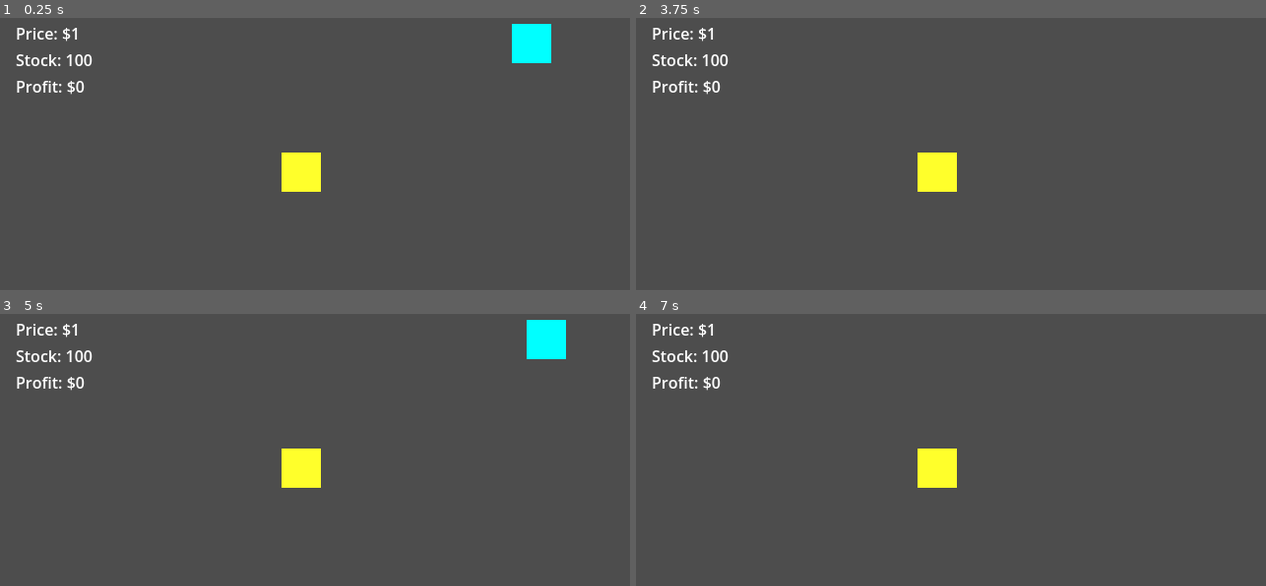
Above: before the commit, frames 1-4 (two rows, left to right).
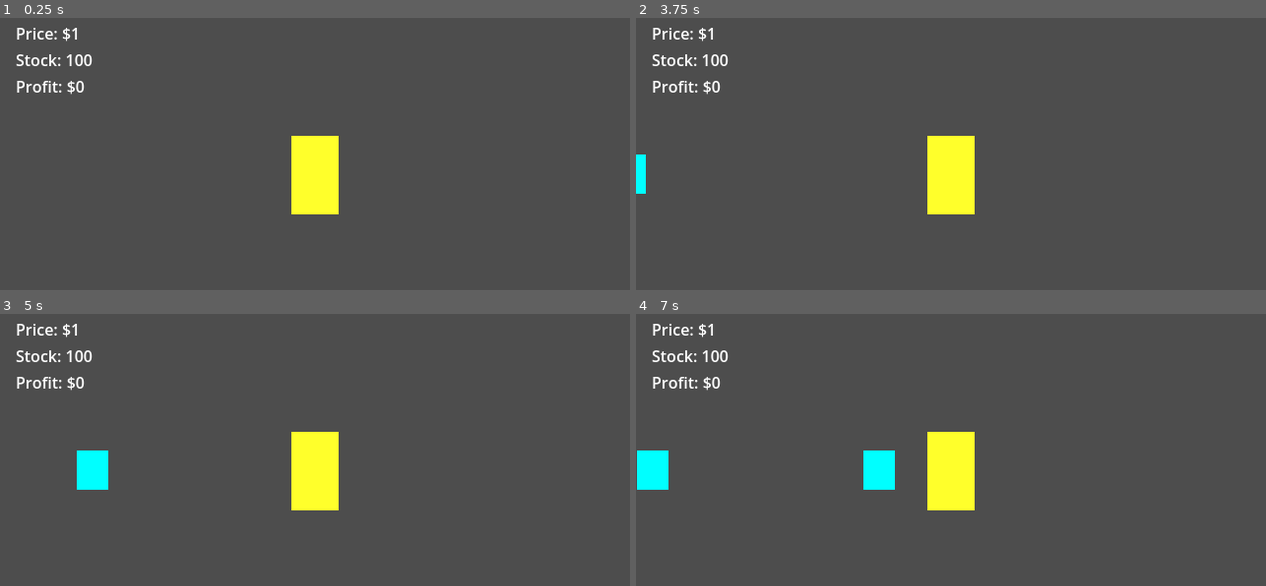
Above: after the commit, the same moments.

Repository: bluuweb/godot-4-firebase-lemonade-game
Game: Godot game, scene res://scenes/world.tscn
The game is run twice, just before and just after one commit, with the same random seed, the same clock (stepped at 60 frames per second) and the same inputs.
Inputs:
- Up to frame 1 (0.25 s): no input
- Up to frame 2 (3.75 s): tap Enter at 0.5, 2, 3.5 s; hold Right (ui_right) 0.53-1.28 s; tap Space at 1.25, 2.75 s; hold Down (ui_down) 1.28-2.03 s; hold Right (ui_right) 2.03-2.78 s; hold Up (ui_up) 2.78-3.53 s; hold Left (ui_left) from 3.53 s (still down)
- Up to frame 3 (5 s): keep holding Left (ui_left)
- Up to frame 4 (7 s): release Left (ui_left) at 5.03 s; hold Down (ui_down) 5.03-5.78 s; hold Right (ui_right) 5.78-6.53 s; hold Up (ui_up) from 6.53 s (still down)

The runs differ from the first frame. In frame 1, 2.6% of the frame differs, in the area x 44-88%, y 2-73%; in frame 2, 1.9%; in frame 3, 3.3%, in the area x 12-90%, y 2-73%; in frame 4, 3.2%.

Commit message:
Refactor escenas y scripts para mejorar la interacción y la lógica del juego de limonada

Diff:
--- a/scenes/cart.tscn
+++ b/scenes/cart.tscn
@@ -3,20 +3,20 @@
 [ext_resource type="Script" path="res://scripts/cart.gd" id="1_f2j5h"]
 
 [sub_resource type="RectangleShape2D" id="RectangleShape2D_cp1eu"]
-size = Vector2(40, 40)
+size = Vector2(40, 64)
 
-[node name="Cart" type="Node2D"]
+[node name="Cart" type="Area2D"]
 script = ExtResource("1_f2j5h")
 
 [node name="ColorRect" type="ColorRect" parent="."]
-offset_right = 40.0
+offset_left = -24.0
+offset_top = -40.0
+offset_right = 24.0
 offset_bottom = 40.0
 color = Color(1, 1, 0.168627, 1)
 
-[node name="Area2D" type="Area2D" parent="."]
-
-[node name="CollisionShape2D" type="CollisionShape2D" parent="Area2D"]
-position = Vector2(20, 20)
+[node name="CollisionShape2D" type="CollisionShape2D" parent="."]
+position = Vector2(-12, 0)
 shape = SubResource("RectangleShape2D_cp1eu")
 
-[connection signal="body_entered" from="Area2D" to="." method="_on_area_2d_body_entered"]
+[connection signal="area_entered" from="." to="." method="_on_area_entered"]
--- a/scenes/person.tscn
+++ b/scenes/person.tscn
@@ -1,27 +1,41 @@
-[gd_scene load_steps=3 format=3 uid="uid://drmawhbl7ukue"]
+[gd_scene load_steps=4 format=3 uid="uid://drmawhbl7ukue"]
 
 [ext_resource type="Script" path="res://scripts/person.gd" id="1_a4mro"]
 
 [sub_resource type="RectangleShape2D" id="RectangleShape2D_tiywq"]
-size = Vector2(39, 40)
+size = Vector2(32, 48)
 
-[node name="Person" type="CharacterBody2D"]
-motion_mode = 1
+[sub_resource type="RectangleShape2D" id="RectangleShape2D_5ypw0"]
+size = Vector2(8, 48)
+
+[node name="Person" type="Area2D"]
 script = ExtResource("1_a4mro")
 
+[node name="ColorRect" type="ColorRect" parent="."]
+offset_left = -16.0
+offset_top = -21.0
+offset_right = 16.0
+offset_bottom = 19.0
+color = Color(0, 1, 1, 1)
+metadata/_edit_use_anchors_ = true
+
 [node name="CollisionShape2D" type="CollisionShape2D" parent="."]
-position = Vector2(20.5, 20)
+position = Vector2(8, 0)
 shape = SubResource("RectangleShape2D_tiywq")
 
-[node name="ColorRect" type="ColorRect" parent="."]
-offset_right = 40.0
-offset_bottom = 40.0
-color = Color(0, 1, 1, 1)
+[node name="Timer" type="Timer" parent="."]
+wait_time = 0.25
+autostart = true
 
-[node name="Area2D" type="Area2D" parent="."]
+[node name="Area2DBack" type="Area2D" parent="."]
 
-[node name="CollisionShape2D" type="CollisionShape2D" parent="Area2D"]
-position = Vector2(20, 20)
-shape = SubResource("RectangleShape2D_tiywq")
+[node name="CollisionShape2D" type="CollisionShape2D" parent="Area2DBack"]
+position = Vector2(-20, 0)
+shape = SubResource("RectangleShape2D_5ypw0")
+debug_color = Color(0.942025, 0.0568368, 0.580898, 0.42)
 
-[connection signal="body_entered" from="Area2D" to="." method="_on_area_2d_body_entered"]
+[connection signal="area_entered" from="." to="." method="_on_area_entered"]
+[connection signal="area_exited" from="." to="." method="_on_area_exited"]
+[connection signal="timeout" from="Timer" to="." method="_on_timer_timeout"]
+[connection signal="area_entered" from="Area2DBack" to="." method="_on_area_2d_back_area_entered"]
+[connection signal="area_exited" from="Area2DBack" to="." method="_on_area_2d_back_area_exited"]
--- a/scenes/world.tscn
+++ b/scenes/world.tscn
@@ -3,7 +3,12 @@
 [ext_resource type="Script" path="res://scripts/world.gd" id="1_d3eq2"]
 [ext_resource type="PackedScene" uid="uid://vk2icjwx663w" path="res://scenes/ui.tscn" id="2_ftrd2"]
 [ext_resource type="PackedScene" uid="uid://cbv4uimyvx7k" path="res://scenes/cart.tscn" id="2_lgl30"]
-[ext_resource type="PackedScene" uid="uid://drmawhbl7ukue" path="res://scenes/person.tscn" id="3_3djqq"]
+
+[sub_resource type="Curve2D" id="Curve2D_k744r"]
+_data = {
+"points": PackedVector2Array(0, 0, 0, 0, -44, 172, 0, 0, 0, 0, 722, 171)
+}
+point_count = 2
 
 [node name="World" type="Node2D"]
 script = ExtResource("1_d3eq2")
@@ -13,9 +18,9 @@
 [node name="HTTPRequest" type="HTTPRequest" parent="."]
 
 [node name="Cart" parent="." instance=ExtResource("2_lgl30")]
-position = Vector2(286, 149)
+position = Vector2(320, 172)
 
-[node name="Person" parent="." instance=ExtResource("3_3djqq")]
-position = Vector2(520, 18)
+[node name="Path2D" type="Path2D" parent="."]
+curve = SubResource("Curve2D_k744r")
 
 [connection signal="request_completed" from="HTTPRequest" to="." method="_on_http_request_request_completed"]
--- a/scripts/cart.gd
+++ b/scripts/cart.gd
@@ -1,10 +1,8 @@
 class_name Cart
-extends Node2D
+extends Area2D
 
-func _ready() -> void:
-	#sell_lemonade()
-	pass
-
-func _on_area_2d_body_entered(body: Node2D) -> void:
-	if body is Person:
+func _on_area_entered(area: Area2D) -> void:
+	if area is Person:
+		await get_tree().create_timer(4).timeout
 		Global.sell_lemonade()
+		area.timer.start()
--- a/scripts/global.gd
+++ b/scripts/global.gd
@@ -4,13 +4,19 @@
 var profit := 0
 var stock := 100
 
-var http_request = HTTPRequest.new()
+var http_request_get = HTTPRequest.new()
+var http_request_put = HTTPRequest.new()
+
 const url = "https://juego-v1-a09be-default-rtdb.firebaseio.com/score.json"
 const headers = ["Content-Type: application/json"]
 
 func _ready():
-	add_child(http_request)
-	http_request.request_completed.connect(self._http_request_completed)
+	add_child(http_request_get)
+	http_request_get.request_completed.connect(self._http_request_get_completed)
+
+	add_child(http_request_put)
+	http_request_put.request_completed.connect(self._http_request_put_completed)
+
 	read_data()
 
 func sell_lemonade():
@@ -20,20 +26,24 @@
 		send_data()
 
 func read_data():
-	http_request.request(url, headers, HTTPClient.METHOD_GET)
+	http_request_get.request(url, headers, HTTPClient.METHOD_GET)
 
 func send_data():
 	var data = { "stock": stock, "profit": profit, "price": price }
 	var dataJSON = JSON.stringify(data)
-	http_request.request(url, headers, HTTPClient.METHOD_PUT, dataJSON)
+	http_request_put.request(url, headers, HTTPClient.METHOD_PUT, dataJSON)
 
 func data_sync(data):
 	price = data.price
 	stock = data.stock
 	profit = data.profit
 
-func _http_request_completed(result, response_code, headers, body):
+func _http_request_get_completed(result, response_code, headers, body):
+	print("GET: ", response_code)
 	if response_code == 200:
 		var data = JSON.parse_string(body.get_string_from_utf8())
 		#print("datos recibidos: ", data)
 		data_sync(data)
+
+func _http_request_put_completed(result, response_code, headers, body):
+	print("PUT: ", response_code)
--- a/scripts/person.gd
+++ b/scripts/person.gd
@@ -1,15 +1,45 @@
 class_name Person
-extends CharacterBody2D
+extends Area2D
 
-const SPEED = 300.0
+@export var path_follow_2d: PathFollow2D  # Referencia al PathFollow2D
+@onready var timer: Timer = $Timer
 
-func _physics_process(delta: float) -> void:
-	var direction := Input.get_vector("ui_left", "ui_right", "ui_up", "ui_down")
-	if direction:
-		velocity = direction * SPEED
-	else:
-		velocity = Vector2.ZERO
-	move_and_slide()
+var timer_seconds = 0.1
+var flagBackPerson := false
+var flagFrontPerson := false
+var flagCart := false
 
-func _on_area_2d_body_entered(body: Node2D) -> void:
-	pass
+func _ready() -> void:
+	timer.wait_time = timer_seconds
+
+# Detectar a otra persona o el carrito de ventas y parar
+func _on_area_entered(area: Area2D) -> void:
+	if area is Person:
+		timer.stop()
+
+	elif area is Cart:
+		timer.stop()
+
+
+func _on_area_exited(area: Area2D) -> void:
+	if area is Person:
+		timer.start()
+
+# Detectó una persona atrás
+func _on_area_2d_back_area_entered(area: Area2D) -> void:
+	if area is Person:
+		# afecto a la otra persona que está atrás
+		area.timer.stop()
+
+func _on_area_2d_back_area_exited(area: Area2D) -> void:
+	if area is Person:
+		# afecto a la otra persona que está atrás
+		area.timer.start()
+
+# Manejar el avance del camino
+func _on_timer_timeout() -> void:
+	path_follow_2d.progress_ratio += 0.01
+	if path_follow_2d.progress_ratio >= 1:
+		print("Se terminó el camino")
+		path_follow_2d.queue_free()
+		queue_free()
--- a/scripts/world.gd
+++ b/scripts/world.gd
@@ -1,25 +1,34 @@
 extends Node2D
 
-@onready var http_request: HTTPRequest = $HTTPRequest
-const url = "https://juego-v1-a09be-default-rtdb.firebaseio.com/jugadores.json"
-const headers = ["Content-Type: application/json"]
+@onready var path_2d: Path2D = $Path2D
+
+const PERSON = preload("res://scenes/person.tscn")
 
 func _ready() -> void:
-	# send_data()
-	# read_data()
-	pass
+    generate_person()
 
-func read_data():
-	http_request.request(url, headers, HTTPClient.METHOD_GET)
+func generate_person():
+    var random_time = randf_range(3, 3)
 
-func send_data():
-	var data = { "nombre": "Jugador 1", "puntos": 100 }
-	var dataJSON = JSON.stringify(data)
-	http_request.request(url, headers, HTTPClient.METHOD_PUT, dataJSON)
+    await get_tree().create_timer(random_time).timeout
 
-func _on_http_request_request_completed(result: int, response_code: int, headers: PackedStringArray, body: PackedByteArray) -> void:
-	#print("Código de respuesta:", response_code)
-	#print("Respuesta:", body.get_string_from_utf8())
-	if response_code == 200:
-		var data = JSON.parse_string(body.get_string_from_utf8())
-		print("datos recibidos: ", data)
+    # Contar cuántas personas existen en el grupo
+    var people_count = get_tree().get_nodes_in_group("people").size()
+    print("Número de personas: ", people_count)
+    if people_count < 5:
+        # Crear una nueva persona
+        var person = PERSON.instantiate()
+
+        # Crear el PathFollow2D
+        var path_follow_2d = PathFollow2D.new()
+        path_follow_2d.loop = false
+        path_2d.add_child(path_follow_2d)
+
+        # Asignar el PathFollow2D a la persona
+        person.path_follow_2d = path_follow_2d
+        path_follow_2d.add_child(person)
+
+        # Agregar la persona al grupo "people"
+        person.add_to_group("people")
+
+    generate_person()
